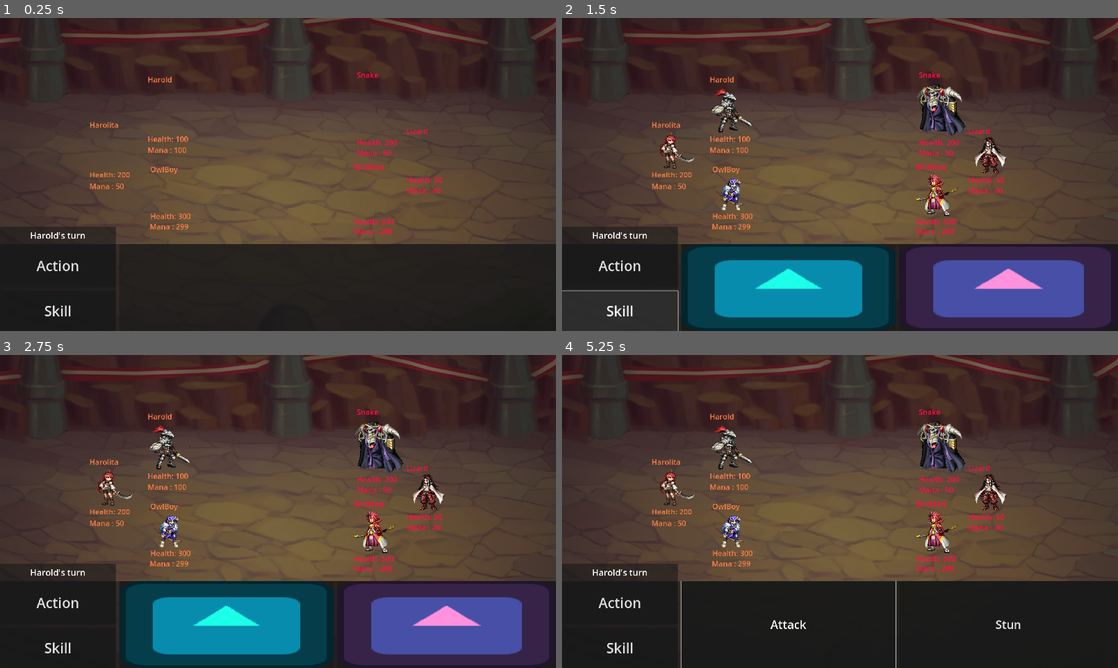
Above: before the commit, frames 1-4 (two rows, left to right).
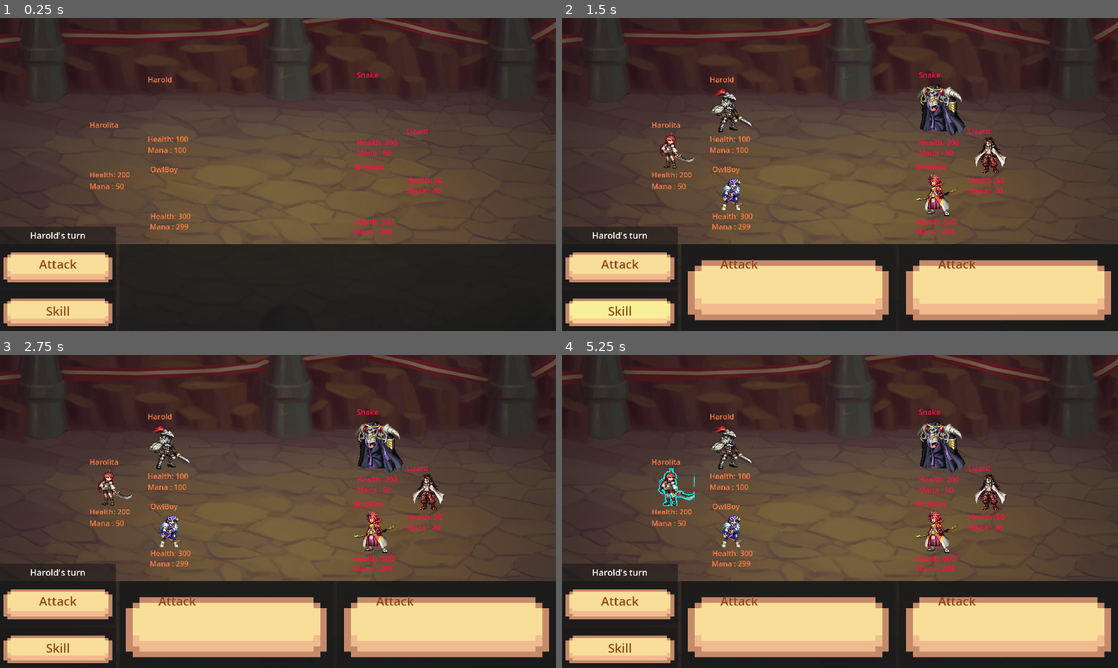
Above: after the commit, the same moments.

Repository: NxKuma/ISCS_RPG
Game: Godot game, scene res://Scene/main.tscn
The game is run twice, just before and just after one commit, with the same random seed, the same clock (stepped at 60 frames per second) and the same inputs. The engine's default icon, where the game draws it, is replaced by a stand-in: a white triangle on a blue panel in a dark square.
Inputs (mouse positions are in pixels of both pictures, inside the frame that each line leads up to):
- Up to frame 1 (0.25 s): no input
- Up to frame 2 (1.5 s): click "Action" (after the commit: "Attack") at 0.5 s; click "Skill" at 1.25 s
- Up to frame 3 (2.75 s): click (227, 624) at 2.02 s
- Up to frame 4 (5.25 s): click (617, 602) at 2.75 s, where only the run before the commit has a clickable "Action"; click (789, 624) at 3.5 s, where only the run before the commit has a clickable "Attack"; tap Enter (ui_accept) at 4.25, 4.52, 5 s; move the mouse to (728, 448) at 4.27 s; click (728, 448) at 4.42 s; move the mouse to (678, 486) at 5.02 s; click (678, 486) at 5.17 s

The runs differ from the first frame. In frame 1, 3.5% of the frame differs, in the area x 0-21%, y 74-99%; in frame 2, 24%, in the area x 0-99%, y 72-100%; in frame 3, 24%; in frame 4, 18%.
Error before the commit: Out of bounds get index '3' (on base: 'Array[Sprite2D]') (res://Script/GameHandler.gd:103)
Error after the commit: Invalid access to property or key 'text' on a base object of type 'TextureButton'. (res://Script/GameHandler.gd:104)

Commit message:
added texture buttons

Diff:
--- a/iscs-rpg/Scene/main.tscn
+++ b/iscs-rpg/Scene/main.tscn
@@ -19,6 +19,9 @@
 [ext_resource type="Texture2D" uid="uid://b0ayqa82k8emr" path="res://Art/Sample/208947.png" id="12_3hfcm"]
 [ext_resource type="Texture2D" uid="uid://dxmyq2b2eh3lh" path="res://Art/Sample/206664.png" id="14_eu3e5"]
 [ext_resource type="Texture2D" uid="uid://bwfyjh75mj4f1" path="res://Art/Sample/175276.png" id="16_tqgrn"]
+[ext_resource type="Texture2D" uid="uid://duqcaqxatbr34" path="res://Art/harold_button_base.png" id="20_6hhv4"]
+[ext_resource type="Texture2D" uid="uid://nkvyy3q7i5hx" path="res://Art/harold_button_pressed.png" id="21_yc564"]
+[ext_resource type="Texture2D" uid="uid://b615lmabs54wc" path="res://Art/harold_button_hover.png" id="22_cjuic"]
 
 [sub_resource type="AtlasTexture" id="AtlasTexture_34f8e"]
 atlas = ExtResource("5_bunn7")
@@ -330,10 +333,17 @@
 
 [node name="UI" parent="." instance=ExtResource("7_hsdh1")]
 
+[node name="TextureButton" parent="UI/BottomContainer/HSplitter/RSelection/Skill/Panel" index="0"]
+modulate = Color(1, 1, 1, 1)
+texture_normal = ExtResource("20_6hhv4")
+texture_pressed = ExtResource("21_yc564")
+texture_hover = ExtResource("22_cjuic")
+
 [node name="Timer" type="Timer" parent="."]
 
 [connection signal="mouse_entered" from="Player2/Area2D" to="Player2" method="_on_area_2d_mouse_entered"]
 [connection signal="mouse_exited" from="Player2/Area2D" to="Player2" method="_on_area_2d_mouse_exited"]
+[connection signal="mouse_entered" from="UI/BottomContainer/HSplitter/LSelection/VSplitContainer/Action" to="." method="_on_action_mouse_entered"]
 
 [editable path="Player"]
 [editable path="Player3"]
--- a/iscs-rpg/Scene/ui.tscn
+++ b/iscs-rpg/Scene/ui.tscn
@@ -1,6 +1,8 @@
-[gd_scene load_steps=2 format=3 uid="uid://chbe22p815kfy"]
-
-[ext_resource type="Texture2D" uid="uid://eqne8hr4yyg0" path="res://icon.svg" id="1_xoaoj"]
+[gd_scene load_steps=4 format=3 uid="uid://chbe22p815kfy"]
+
+[ext_resource type="Texture2D" uid="uid://duqcaqxatbr34" path="res://Art/harold_button_base.png" id="1_meh56"]
+[ext_resource type="Texture2D" uid="uid://nkvyy3q7i5hx" path="res://Art/harold_button_pressed.png" id="2_7o1gg"]
+[ext_resource type="Texture2D" uid="uid://b615lmabs54wc" path="res://Art/harold_button_hover.png" id="3_7lt7c"]
 
 [node name="UI" type="Control"]
 layout_mode = 3
@@ -43,30 +45,54 @@
 [node name="Action" type="Panel" parent="BottomContainer/HSplitter/LSelection/VSplitContainer"]
 layout_mode = 2
 
-[node name="Button" type="Button" parent="BottomContainer/HSplitter/LSelection/VSplitContainer/Action"]
-layout_mode = 1
-anchors_preset = 15
-anchor_right = 1.0
-anchor_bottom = 1.0
-grow_horizontal = 2
-grow_vertical = 2
-mouse_default_cursor_shape = 2
-theme_override_font_sizes/font_size = 48
-text = "Action"
+[node name="AttackButton" type="TextureButton" parent="BottomContainer/HSplitter/LSelection/VSplitContainer/Action"]
+layout_mode = 1
+anchors_preset = 15
+anchor_right = 1.0
+anchor_bottom = 1.0
+grow_horizontal = 2
+grow_vertical = 2
+mouse_default_cursor_shape = 2
+texture_normal = ExtResource("1_meh56")
+texture_pressed = ExtResource("2_7o1gg")
+texture_hover = ExtResource("3_7lt7c")
+stretch_mode = 0
+
+[node name="Label" type="Label" parent="BottomContainer/HSplitter/LSelection/VSplitContainer/Action/AttackButton"]
+modulate = Color(0.556313, 0.273313, 0.0928052, 1)
+layout_mode = 0
+offset_right = 400.0
+offset_bottom = 138.0
+theme_override_font_sizes/font_size = 42
+text = "Attack"
+horizontal_alignment = 1
+vertical_alignment = 1
 
 [node name="Skill" type="Panel" parent="BottomContainer/HSplitter/LSelection/VSplitContainer"]
 layout_mode = 2
 
-[node name="Button2" type="Button" parent="BottomContainer/HSplitter/LSelection/VSplitContainer/Skill"]
-layout_mode = 1
-anchors_preset = 15
-anchor_right = 1.0
-anchor_bottom = 1.0
-grow_horizontal = 2
-grow_vertical = 2
-mouse_default_cursor_shape = 2
-theme_override_font_sizes/font_size = 48
+[node name="SkillButton" type="TextureButton" parent="BottomContainer/HSplitter/LSelection/VSplitContainer/Skill"]
+layout_mode = 1
+anchors_preset = 15
+anchor_right = 1.0
+anchor_bottom = 1.0
+grow_horizontal = 2
+grow_vertical = 2
+mouse_default_cursor_shape = 2
+texture_normal = ExtResource("1_meh56")
+texture_pressed = ExtResource("2_7o1gg")
+texture_hover = ExtResource("3_7lt7c")
+stretch_mode = 0
+
+[node name="Label" type="Label" parent="BottomContainer/HSplitter/LSelection/VSplitContainer/Skill/SkillButton"]
+modulate = Color(0.556313, 0.273313, 0.0928052, 1)
+layout_mode = 0
+offset_right = 400.0
+offset_bottom = 138.0
+theme_override_font_sizes/font_size = 42
 text = "Skill"
+horizontal_alignment = 1
+vertical_alignment = 1
 
 [node name="RSelection" type="Panel" parent="BottomContainer/HSplitter"]
 layout_mode = 2
@@ -84,32 +110,54 @@
 [node name="Panel" type="Panel" parent="BottomContainer/HSplitter/RSelection/ActionPanel"]
 layout_mode = 2
 
-[node name="Button" type="Button" parent="BottomContainer/HSplitter/RSelection/ActionPanel/Panel"]
-layout_mode = 1
-anchors_preset = 15
-anchor_right = 1.0
-anchor_bottom = 1.0
-grow_horizontal = 2
-grow_vertical = 2
-mouse_default_cursor_shape = 2
-theme_override_font_sizes/font_size = 40
-toggle_mode = true
-text = "Attack"
+[node name="NormalAttack" type="TextureButton" parent="BottomContainer/HSplitter/RSelection/ActionPanel/Panel"]
+layout_mode = 1
+anchors_preset = 15
+anchor_right = 1.0
+anchor_bottom = 1.0
+grow_horizontal = 2
+grow_vertical = 2
+mouse_default_cursor_shape = 2
+texture_normal = ExtResource("1_meh56")
+texture_pressed = ExtResource("2_7o1gg")
+texture_hover = ExtResource("3_7lt7c")
+stretch_mode = 0
+
+[node name="Label" type="Label" parent="BottomContainer/HSplitter/RSelection/ActionPanel/Panel/NormalAttack"]
+modulate = Color(0.556313, 0.273313, 0.0928052, 1)
+layout_mode = 0
+offset_right = 742.0
+offset_bottom = 273.0
+theme_override_font_sizes/font_size = 60
+text = "Attack"
+horizontal_alignment = 1
+vertical_alignment = 1
 
 [node name="Panel2" type="Panel" parent="BottomContainer/HSplitter/RSelection/ActionPanel"]
 layout_mode = 2
 
-[node name="Button2" type="Button" parent="BottomContainer/HSplitter/RSelection/ActionPanel/Panel2"]
-layout_mode = 1
-anchors_preset = 15
-anchor_right = 1.0
-anchor_bottom = 1.0
-grow_horizontal = 2
-grow_vertical = 2
-mouse_default_cursor_shape = 2
-theme_override_font_sizes/font_size = 40
-toggle_mode = true
-text = "Stun"
+[node name="SpecialAttack" type="TextureButton" parent="BottomContainer/HSplitter/RSelection/ActionPanel/Panel2"]
+layout_mode = 1
+anchors_preset = 15
+anchor_right = 1.0
+anchor_bottom = 1.0
+grow_horizontal = 2
+grow_vertical = 2
+mouse_default_cursor_shape = 2
+texture_normal = ExtResource("1_meh56")
+texture_pressed = ExtResource("2_7o1gg")
+texture_hover = ExtResource("3_7lt7c")
+stretch_mode = 0
+
+[node name="Label" type="Label" parent="BottomContainer/HSplitter/RSelection/ActionPanel/Panel2/SpecialAttack"]
+modulate = Color(0.556313, 0.273313, 0.0928052, 1)
+layout_mode = 0
+offset_right = 753.0
+offset_bottom = 274.0
+theme_override_font_sizes/font_size = 60
+text = "Special"
+horizontal_alignment = 1
+vertical_alignment = 1
 
 [node name="Skill" type="HSplitContainer" parent="BottomContainer/HSplitter/RSelection"]
 visible = false
@@ -125,32 +173,54 @@
 [node name="Panel" type="Panel" parent="BottomContainer/HSplitter/RSelection/Skill"]
 layout_mode = 2
 
-[node name="TextureButton" type="TextureButton" parent="BottomContainer/HSplitter/RSelection/Skill/Panel"]
-modulate = Color(0.109804, 1, 0.913725, 1)
-layout_mode = 1
-anchors_preset = 15
-anchor_right = 1.0
-anchor_bottom = 1.0
-grow_horizontal = 2
-grow_vertical = 2
-mouse_default_cursor_shape = 2
-texture_normal = ExtResource("1_xoaoj")
-stretch_mode = 0
+[node name="Skill1Button" type="TextureButton" parent="BottomContainer/HSplitter/RSelection/Skill/Panel"]
+layout_mode = 1
+anchors_preset = 15
+anchor_right = 1.0
+anchor_bottom = 1.0
+grow_horizontal = 2
+grow_vertical = 2
+mouse_default_cursor_shape = 2
+texture_normal = ExtResource("1_meh56")
+texture_pressed = ExtResource("2_7o1gg")
+texture_hover = ExtResource("3_7lt7c")
+stretch_mode = 0
+
+[node name="Label" type="Label" parent="BottomContainer/HSplitter/RSelection/Skill/Panel/Skill1Button"]
+modulate = Color(0.556313, 0.273313, 0.0928052, 1)
+layout_mode = 0
+offset_right = 400.0
+offset_bottom = 138.0
+theme_override_font_sizes/font_size = 42
+text = "Attack"
+horizontal_alignment = 1
+vertical_alignment = 1
 
 [node name="Panel2" type="Panel" parent="BottomContainer/HSplitter/RSelection/Skill"]
 layout_mode = 2
 
-[node name="TextureButton" type="TextureButton" parent="BottomContainer/HSplitter/RSelection/Skill/Panel2"]
-modulate = Color(1, 0.568627, 0.866667, 1)
-layout_mode = 1
-anchors_preset = 15
-anchor_right = 1.0
-anchor_bottom = 1.0
-grow_horizontal = 2
-grow_vertical = 2
-mouse_default_cursor_shape = 2
-texture_normal = ExtResource("1_xoaoj")
-stretch_mode = 0
+[node name="Skill2Button" type="TextureButton" parent="BottomContainer/HSplitter/RSelection/Skill/Panel2"]
+layout_mode = 1
+anchors_preset = 15
+anchor_right = 1.0
+anchor_bottom = 1.0
+grow_horizontal = 2
+grow_vertical = 2
+mouse_default_cursor_shape = 2
+texture_normal = ExtResource("1_meh56")
+texture_pressed = ExtResource("2_7o1gg")
+texture_hover = ExtResource("3_7lt7c")
+stretch_mode = 0
+
+[node name="Label" type="Label" parent="BottomContainer/HSplitter/RSelection/Skill/Panel2/Skill2Button"]
+modulate = Color(0.556313, 0.273313, 0.0928052, 1)
+layout_mode = 0
+offset_right = 400.0
+offset_bottom = 138.0
+theme_override_font_sizes/font_size = 42
+text = "Attack"
+horizontal_alignment = 1
+vertical_alignment = 1
 
 [node name="Panel" type="Panel" parent="."]
 layout_mode = 1
--- a/iscs-rpg/Script/GameHandler.gd
+++ b/iscs-rpg/Script/GameHandler.gd
@@ -11,15 +11,15 @@
 var action_list: Dictionary = {}
 
 var current_state: int = GameState.SetUp
-var special_button: Button
+var special_button: TextureButton
 var a_panel: HSplitContainer
 var s_panel: HSplitContainer
 var l_panel: VSplitContainer
 var turn_indicator: Label
 var current_entity: int = 0
 var target_entity: int = 0
-var left_buttons: Array[Button] = []
-var right_buttons: Array[Button] = []
+var left_buttons: Array[TextureButton] = []
+var right_buttons: Array[TextureButton] = []
 var current_action: String
 var has_queued: bool = false
 var is_done_executing: bool = false
@@ -46,6 +46,10 @@
 #--------------------------------------------------------------
 	for child in a_panel.get_children():
 		right_buttons.append(child.get_child(0))
+	for child in s_panel.get_children():
+		right_buttons.append(child.get_child(0))
+	for rb in right_buttons:
+		rb.button_up.connect(_attack_button_press)
 
 	right_buttons[0].button_up.connect(_attack_button_press)
 	special_button = right_buttons[1]
@@ -87,11 +91,10 @@
 			e.game_state = 0
 		turn_indicator.text = team[current_entity].stats.entity_name +"'s turn"
 		if a_panel.is_visible():
-			special_button.text = team[current_entity].stats.skill_list[0].skill_name
+			special_button.get_child(0).text = team[current_entity].stats.skill_list[0].skill_name
 
 #------------------------------------------------------------------------------
 	elif current_state == GameState.Target:
-		Input.set_custom_mouse_cursor(cursor_open, Input.CURSOR_ARROW)
 		has_queued = false
 		for b in left_buttons:
 			b.set_mouse_filter(2)
@@ -182,3 +185,7 @@
 	s_panel.set_visible(!s_panel.is_visible())
 	if a_panel.is_visible():
 		a_panel.set_visible(false)
+
+
+func _on_action_mouse_entered() -> void:
+	pass # Replace with function body.
Binary file added: iscs-rpg/Art/harold_button_base.png
Not shown, added: iscs-rpg/Art/harold_button_base.png.import
Binary file added: iscs-rpg/Art/harold_button_hover.png
Not shown, added: iscs-rpg/Art/harold_button_hover.png.import
Binary file added: iscs-rpg/Art/harold_button_pressed.png
Not shown, added: iscs-rpg/Art/harold_button_pressed.png.import
Binary file added: iscs-rpg/Art/harold_jrpg_buttons.png
Not shown, added: iscs-rpg/Art/harold_jrpg_buttons.png.import
Not shown: 3 places in iscs-rpg/Scene/main.tscn that only renumber resources
